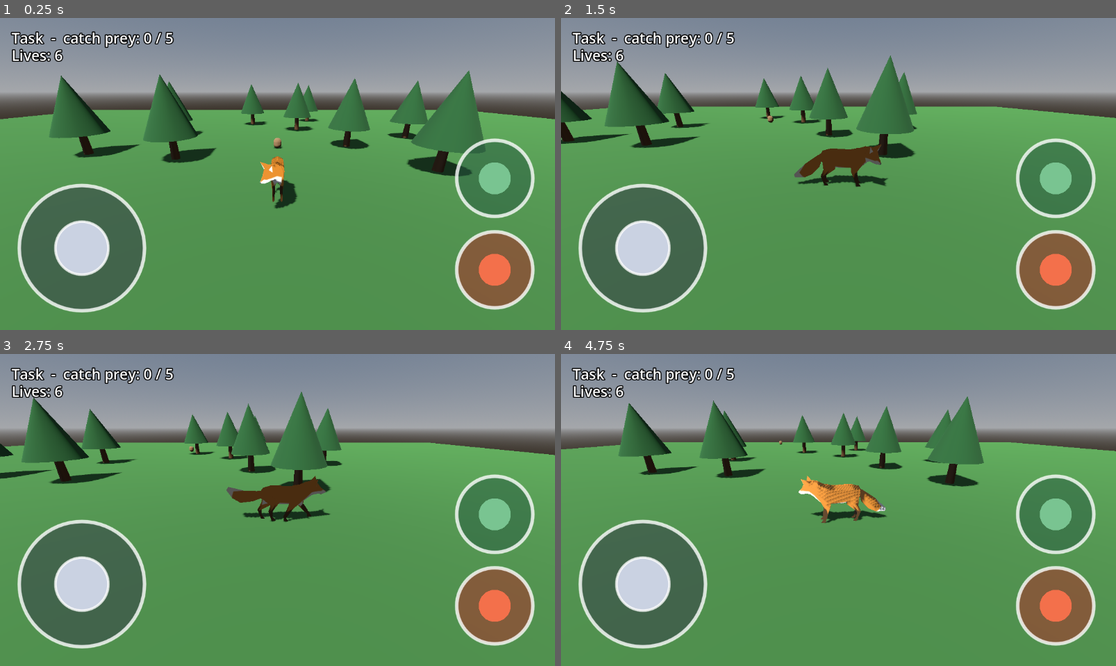
Above: before the commit, frames 1-4 (two rows, left to right).
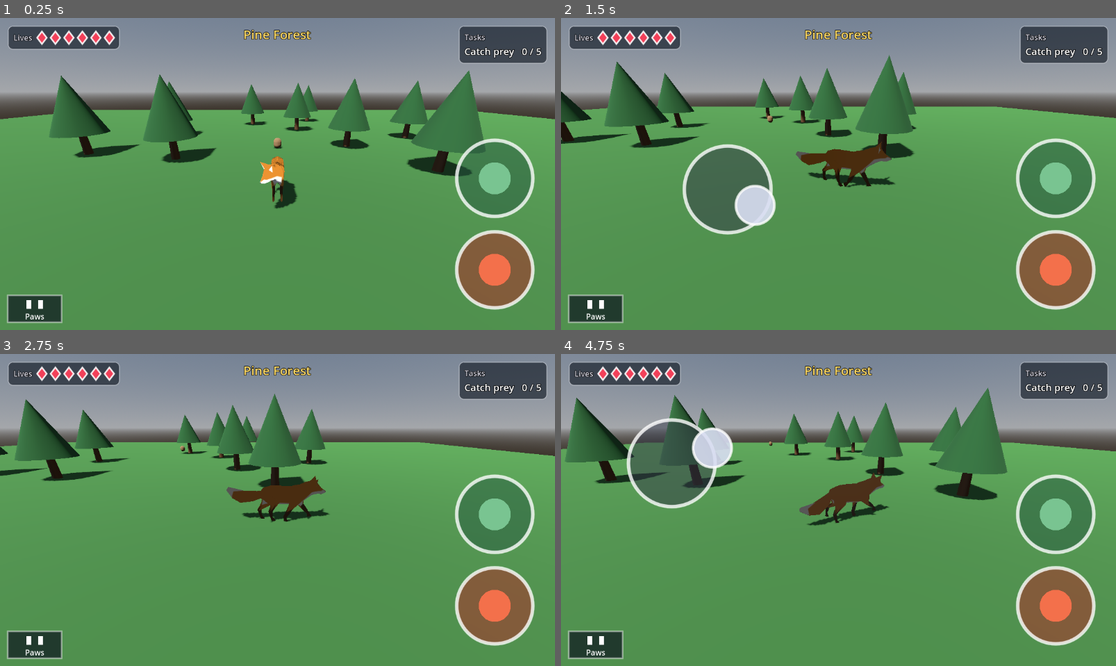
Above: after the commit, the same moments.

Repository: mattzollinhofer/cat_hunter_spike
Game: Godot game, scene res://main.tscn
The game is run twice, just before and just after one commit, with the same random seed, the same clock (stepped at 60 frames per second) and the same inputs.
Inputs (mouse positions are in pixels of both pictures, inside the frame that each line leads up to):
- Up to frame 1 (0.25 s): no input
- Up to frame 2 (1.5 s): move the mouse to (960, 158) at 0.52 s; hold Right (ui_right) 0.53-1.25 s; hold Shift 0.53-1.25 s; click (960, 158) at 0.67 s; tap Space at 0.77 s; drag from (727, 189) to (810, 236) at 1.27 s
- Up to frame 3 (2.75 s): move the mouse to (333, 441) at 2.02 s; hold Right (ui_right) from 2.03 s (still down); hold Shift from 2.03 s (still down); click (333, 441) at 2.17 s
- Up to frame 4 (4.75 s): release Right (ui_right) at 2.75 s; release Shift at 2.75 s; drag from (810, 572) to (672, 463) at 2.77 s; move the mouse to (1005, 556) at 3.52 s; hold Left (ui_left) 3.53-4.25 s; hold Shift 3.53-4.25 s; click (1005, 556) at 3.67 s; tap Space at 3.77 s; drag from (672, 463) to (755, 432) at 4.27 s

The runs differ from the first frame. In frame 1, 12% of the frame differs, in the area x 1-99%, y 2-98%; in frame 2, 17%; in frame 3, 18%; in frame 4, 24%, in the area x 0-100%, y 2-98%.

Commit message:
Redesign on-screen UI to match sketch and make joystick floating
A comprehensive UI pass laying out the HUD to match the kid's design sketch and
improving touch controls. Layout changes: level name ("Pine Forest") centered at
the top, lives displayed as a row of diamond icons in the top-left, the tasks
panel (objective) on the right, and the "Paws" pause button in the bottom-left
corner with a full-screen pause overlay (tap outside the button to resume).

The movement joystick became FLOATING — it now appears wherever the player
presses in the left half of the screen, rather than occupying a fixed spot.
This is the standard mobile pattern and allows the pause button to own the
bottom-left corner cleanly; a tap on the pause button is excluded from
spawning the joystick beneath it. The joystick is smaller (radius 90) and only
renders when active.

All controls continue to work with a mouse in a desktop browser, and keyboard
play is unchanged. New headless test (tests/test_hud.tscn) covers the level
title, task/lives widgets, and pause toggle. tests/test_touch.tscn gained a
floating-joystick path assertion (press then drag). All five headless tests
pass.

Co-Authored-By: Claude <noreply@anthropic.com>
Claude-Session: https://claude.ai/code/session_012CUQyNznFBfnNfoy7zCDLa

Diff:
--- a/hud.gd
+++ b/hud.gd
@@ -1,31 +1,318 @@
 extends CanvasLayer
-## Minimal in-game HUD: the level task (prey caught / goal) and remaining lives,
-## mirroring the tasks panel + lives row from the sketches. Listens to the hunt's
-## signals so it stays in sync without reaching into game logic.
-
+## In-game HUD, laid out to match the kid's sketch: the level name centered at
+## the top, lives as a row of diamond icons top-left, a tasks panel (heading +
+## objective) on the right, and a "Paws" pause button bottom-left that raises a
+## full-screen pause overlay. Listens to the hunt's signals so it stays in sync
+## without reaching into game logic.
+##
+## process_mode is ALWAYS so the pause button and overlay keep responding to
+## input while get_tree().paused is true -- otherwise this CanvasLayer (and
+## everything under it) would freeze along with the rest of the game.
+
+const PANEL_MARGIN := 16.0
+const PAUSE_BUTTON_SIZE := Vector2(112, 56)
+
+## Draws one filled diamond per remaining life in a horizontal row.
+class LivesDisplay extends Control:
+	const DIAMOND_SIZE := Vector2(20, 26)
+	const DIAMOND_GAP := 8.0
+
+	var _lives := 0
+
+	func set_lives(lives: int) -> void:
+		_lives = maxi(lives, 0)
+		custom_minimum_size = Vector2(
+			_lives * DIAMOND_SIZE.x + maxi(_lives - 1, 0) * DIAMOND_GAP,
+			DIAMOND_SIZE.y,
+		)
+		queue_redraw()
+
+	func get_lives() -> int:
+		return _lives
+
+	func _draw() -> void:
+		for i in _lives:
+			var left := i * (DIAMOND_SIZE.x + DIAMOND_GAP)
+			var cx := left + DIAMOND_SIZE.x / 2.0
+			var points := PackedVector2Array([
+				Vector2(cx, 0),
+				Vector2(left + DIAMOND_SIZE.x, DIAMOND_SIZE.y / 2.0),
+				Vector2(cx, DIAMOND_SIZE.y),
+				Vector2(left, DIAMOND_SIZE.y / 2.0),
+			])
+			draw_colored_polygon(points, Color(0.95, 0.25, 0.35))
+			draw_polyline(PackedVector2Array([points[0], points[1], points[2], points[3], points[0]]),
+				Color(1, 1, 1, 0.9), 2.0, true)
+
+
+## Bottom-left "Paws" button: tap to toggle get_tree().paused. Mirrors the
+## touch/mouse handling in ui/touch_controls.gd's TouchButton and
+## space_scroller's fire_button.gd.
+class PauseButton extends Control:
+	signal pressed
+
+	var _touch_index := -2
+
+	func _draw() -> void:
+		var rect := Rect2(Vector2.ZERO, size)
+		draw_rect(rect, Color(0.05, 0.08, 0.12, 0.7), true)
+		draw_rect(rect, Color(1, 1, 1, 0.5), false, 2.0, true)
+		_draw_pause_bars()
+		draw_string(ThemeDB.fallback_font, Vector2(0, size.y - 6), "Paws",
+			HORIZONTAL_ALIGNMENT_CENTER, size.x, 16, Color.WHITE)
+
+	func _draw_pause_bars() -> void:
+		var bar_size := Vector2(size.x * 0.09, size.y * 0.32)
+		var gap := size.x * 0.06
+		var cy := size.y * 0.34
+		var cx := size.x / 2.0
+		draw_rect(Rect2(Vector2(cx - gap - bar_size.x, cy - bar_size.y / 2.0), bar_size), Color.WHITE)
+		draw_rect(Rect2(Vector2(cx + gap, cy - bar_size.y / 2.0), bar_size), Color.WHITE)
+
+	func _input(event: InputEvent) -> void:
+		if event is InputEventScreenTouch:
+			_handle_touch(event)
+		elif event is InputEventMouseButton:
+			_handle_mouse_button(event)
+
+	func _handle_touch(event: InputEventScreenTouch) -> void:
+		if event.pressed:
+			if _is_within_bounds(_local_position(event.position)):
+				_touch_index = event.index
+				pressed.emit()
+		elif event.index == _touch_index:
+			_touch_index = -2
+
+	func _handle_mouse_button(event: InputEventMouseButton) -> void:
+		if event.button_index != MOUSE_BUTTON_LEFT:
+			return
+		if event.pressed:
+			if _is_within_bounds(_local_position(event.position)):
+				_touch_index = -1
+				pressed.emit()
+		elif _touch_index == -1:
+			_touch_index = -2
+
+	func _local_position(global_pos: Vector2) -> Vector2:
+		return global_pos - global_position
+
+	func _is_within_bounds(local_pos: Vector2) -> bool:
+		return local_pos.x >= 0 and local_pos.x <= size.x and \
+			   local_pos.y >= 0 and local_pos.y <= size.y
+
+	## True if a GLOBAL point hits this button, using the same inclusive bounds
+	## as the button's own input hit-test. The pause overlay defers to this so a
+	## tap on the button can't fire both the overlay and the button handlers.
+	func contains_global_point(global_pos: Vector2) -> bool:
+		return _is_within_bounds(_local_position(global_pos))
+
+	## Test helper: simulate a tap without real input, mirroring
+	## ui/touch_controls.gd's TouchButton._simulate_press.
+	func _simulate_press() -> void:
+		pressed.emit()
+
+
+## Full-screen dim + "Paused" message shown while get_tree().paused is true.
+## Tapping anywhere resumes, except over the pause button itself -- that tap
+## is left for the button's own handler so a tap on the button while the
+## overlay is up doesn't fire both handlers at once.
+class PauseOverlay extends Control:
+	signal resume_requested
+
+	var pause_button: PauseButton
+
+	func _draw() -> void:
+		draw_rect(Rect2(Vector2.ZERO, size), Color(0, 0, 0, 0.55), true)
+
+	func _input(event: InputEvent) -> void:
+		if not visible:
+			return
+		if event is InputEventScreenTouch:
+			_handle_touch(event)
+		elif event is InputEventMouseButton:
+			_handle_mouse_button(event)
+
+	func _handle_touch(event: InputEventScreenTouch) -> void:
+		if event.pressed:
+			_maybe_resume(event.position)
+
+	func _handle_mouse_button(event: InputEventMouseButton) -> void:
+		if event.pressed and event.button_index == MOUSE_BUTTON_LEFT:
+			_maybe_resume(event.position)
+
+	## Resumes on any tap outside the pause button's own rect; a tap on the
+	## button itself is left for the button's handler to resume.
+	func _maybe_resume(pos: Vector2) -> void:
+		if pause_button and pause_button.contains_global_point(pos):
+			return
+		resume_requested.emit()
+
+	## Test helper: simulate a tap on the overlay without real input.
+	func _simulate_tap() -> void:
+		resume_requested.emit()
+
+
+var _level_label: Label
 var _task_label: Label
-var _lives_label: Label
+var _lives_display: LivesDisplay
+var _pause_button: PauseButton
+var _pause_overlay: PauseOverlay
 
 func _ready() -> void:
-	_task_label = _make_label(Vector2(24, 20))
-	_lives_label = _make_label(Vector2(24, 56))
-
-func _make_label(pos: Vector2) -> Label:
-	var label := Label.new()
-	label.position = pos
-	label.add_theme_font_size_override("font_size", 30)
-	label.add_theme_color_override("font_color", Color.WHITE)
-	label.add_theme_color_override("font_outline_color", Color.BLACK)
-	label.add_theme_constant_override("outline_size", 8)
-	add_child(label)
-	return label
+	process_mode = Node.PROCESS_MODE_ALWAYS
+	_build_level_title()
+	_build_lives()
+	_build_tasks()
+	_build_pause_button()
+	_build_pause_overlay()
 
 func bind(hunt: Node) -> void:
 	hunt.progress_changed.connect(_on_progress)
 	hunt.lives_changed.connect(_on_lives)
 
+func set_level_name(level_name: String) -> void:
+	_level_label.text = level_name
+
+## Test getters -- read what the widgets are currently displaying without
+## reaching into private fields.
+func get_level_title() -> String:
+	return _level_label.text
+
+func get_task_text() -> String:
+	return _task_label.text
+
+func get_lives_count() -> int:
+	return _lives_display.get_lives()
+
+## Test helper: simulate a tap on the pause button without real input.
+func simulate_pause_press() -> void:
+	_pause_button._simulate_press()
+
+## Returns the pause button control, so callers (e.g. the touch controls'
+## floating joystick) can exclude its rect from their own hit-testing.
+func get_pause_button() -> Control:
+	return _pause_button
+
 func _on_progress(kills: int, goal: int) -> void:
-	_task_label.text = "Task  -  catch prey: %d / %d" % [kills, goal]
+	_task_label.text = "Catch prey   %d / %d" % [kills, goal]
 
 func _on_lives(lives: int) -> void:
-	_lives_label.text = "Lives: %d" % lives
+	_lives_display.set_lives(lives)
+
+func _toggle_pause() -> void:
+	get_tree().paused = not get_tree().paused
+	_pause_overlay.visible = get_tree().paused
+
+func _build_level_title() -> void:
+	# Level name centered at the top, per the sketch.
+	_level_label = _make_label("", 26, Color(1, 0.86, 0.4))
+	_level_label.anchor_left = 0.0
+	_level_label.anchor_right = 1.0
+	_level_label.offset_top = PANEL_MARGIN
+	_level_label.horizontal_alignment = HORIZONTAL_ALIGNMENT_CENTER
+	add_child(_level_label)
+
+func _build_lives() -> void:
+	# Lives diamonds in the top-left corner, per the sketch.
+	var panel := _make_lives_panel()
+	panel.anchor_left = 0.0
+	panel.anchor_top = 0.0
+	panel.offset_left = PANEL_MARGIN
+	panel.offset_top = PANEL_MARGIN
+	add_child(panel)
+
+func _build_tasks() -> void:
+	# Tasks panel (with the level name) on the right side, per the sketch. Anchored
+	# to the right edge and grown leftward so it stays right-aligned as it resizes.
+	var panel := _make_tasks_panel()
+	panel.anchor_left = 1.0
+	panel.anchor_right = 1.0
+	panel.anchor_top = 0.0
+	panel.anchor_bottom = 0.0
+	panel.grow_horizontal = Control.GROW_DIRECTION_BEGIN
+	panel.offset_right = -PANEL_MARGIN
+	panel.offset_top = PANEL_MARGIN
+	add_child(panel)
+
+func _make_tasks_panel() -> PanelContainer:
+	var panel := PanelContainer.new()
+	panel.add_theme_stylebox_override("panel", _make_panel_style())
+	var vbox := VBoxContainer.new()
+	panel.add_child(vbox)
+
+	var heading := _make_label("Tasks", 16, Color(0.85, 0.85, 0.9))
+	vbox.add_child(heading)
+
+	_task_label = _make_label("Catch prey   0 / 0", 20, Color.WHITE)
+	vbox.add_child(_task_label)
+
+	return panel
+
+func _make_lives_panel() -> PanelContainer:
+	var panel := PanelContainer.new()
+	panel.add_theme_stylebox_override("panel", _make_panel_style())
+	var hbox := HBoxContainer.new()
+	hbox.add_theme_constant_override("separation", 10)
+	panel.add_child(hbox)
+
+	hbox.add_child(_make_label("Lives", 16, Color(0.85, 0.85, 0.9)))
+
+	_lives_display = LivesDisplay.new()
+	hbox.add_child(_lives_display)
+
+	return panel
+
+func _make_label(text: String, font_size: int, color: Color) -> Label:
+	var label := Label.new()
+	label.text = text
+	label.add_theme_font_size_override("font_size", font_size)
+	label.add_theme_color_override("font_color", color)
+	label.add_theme_color_override("font_outline_color", Color.BLACK)
+	label.add_theme_constant_override("outline_size", 4)
+	return label
+
+func _make_panel_style() -> StyleBoxFlat:
+	var style := StyleBoxFlat.new()
+	style.bg_color = Color(0.05, 0.08, 0.12, 0.62)
+	style.set_corner_radius_all(10)
+	style.set_content_margin_all(12)
+	style.border_color = Color(1, 1, 1, 0.25)
+	style.set_border_width_all(2)
+	return style
+
+func _build_pause_button() -> void:
+	# Pause in the bottom-left corner, per the sketch.
+	_pause_button = PauseButton.new()
+	_pause_button.anchor_left = 0.0
+	_pause_button.anchor_right = 0.0
+	_pause_button.anchor_top = 1.0
+	_pause_button.anchor_bottom = 1.0
+	_pause_button.offset_left = PANEL_MARGIN
+	_pause_button.offset_right = PANEL_MARGIN + PAUSE_BUTTON_SIZE.x
+	_pause_button.offset_top = -PANEL_MARGIN - PAUSE_BUTTON_SIZE.y
+	_pause_button.offset_bottom = -PANEL_MARGIN
+	_pause_button.pressed.connect(_toggle_pause)
+	add_child(_pause_button)
+
+func _build_pause_overlay() -> void:
+	_pause_overlay = PauseOverlay.new()
+	_pause_overlay.anchor_right = 1.0
+	_pause_overlay.anchor_bottom = 1.0
+	_pause_overlay.pause_button = _pause_button
+	_pause_overlay.visible = false
+	_pause_overlay.resume_requested.connect(_toggle_pause)
+	add_child(_pause_overlay)
+
+	var message := _make_label("Paused", 40, Color.WHITE)
+	message.anchor_right = 1.0
+	message.offset_top = 160
+	message.offset_bottom = 210
+	message.horizontal_alignment = HORIZONTAL_ALIGNMENT_CENTER
+	_pause_overlay.add_child(message)
+
+	var hint := _make_label("tap to resume", 20, Color(0.85, 0.85, 0.9))
+	hint.anchor_right = 1.0
+	hint.offset_top = 210
+	hint.offset_bottom = 240
+	hint.horizontal_alignment = HORIZONTAL_ALIGNMENT_CENTER
+	_pause_overlay.add_child(hint)
--- a/main.gd
+++ b/main.gd
@@ -16,6 +16,7 @@
 var _level: Dictionary
 var _cat: CharacterBody3D
 var _camera_rig: Node3D
+var _hud: CanvasLayer
 
 func _ready() -> void:
 	_level = LevelLoader.load_level(LEVEL_PATH)
@@ -126,7 +127,9 @@
 	hud.name = "HUD"
 	hud.set_script(load("res://hud.gd"))
 	add_child(hud)
+	_hud = hud
 	hud.bind(hunt)
+	hud.set_level_name(_level.name)
 	var prey_data: Dictionary = _level.prey
 	var prey_config := {
 		"goal": prey_data.goal,
@@ -143,3 +146,4 @@
 	touch.set_script(load("res://ui/touch_controls.gd"))
 	add_child(touch)
 	_cat.touch = touch
+	touch.set_joystick_exclude(_hud.get_pause_button())
--- /dev/null
+++ b/tests/test_hud.gd
@@ -0,0 +1,63 @@
+extends Node
+## Headless test for the HUD (space_scroller convention: exits 0/1). Drives the
+## widgets without real input:
+##   1. set_level_name() updates the title.
+##   2. bind() wires progress_changed/lives_changed to the task text and the
+##      lives diamond row.
+##   3. The pause button toggles get_tree().paused and back.
+
+## Stub hunt: exposes just the two signals hud.bind() connects to, so the test
+## can drive the HUD without spinning up the real Hunt/Prey systems.
+class HuntStub extends Node:
+	signal progress_changed(kills: int, goal: int)
+	signal lives_changed(lives: int)
+
+func _ready() -> void:
+	call_deferred("_run")
+
+func _make_hud() -> CanvasLayer:
+	var hud := CanvasLayer.new()
+	hud.set_script(load("res://hud.gd"))
+	add_child(hud)
+	return hud
+
+func _run() -> void:
+	var failures: Array[String] = []
+
+	var hud := _make_hud()
+
+	# 1. Level name title.
+	hud.set_level_name("Test Level")
+	if hud.get_level_title() != "Test Level":
+		failures.append("set_level_name did not update the title (got '%s')" % hud.get_level_title())
+
+	# 2. Objective + lives track the hunt's signals via bind().
+	var stub := HuntStub.new()
+	add_child(stub)
+	hud.bind(stub)
+	stub.progress_changed.emit(2, 5)
+	stub.lives_changed.emit(3)
+	var task_text: String = hud.get_task_text()
+	if not (task_text.contains("2") and task_text.contains("5")):
+		failures.append("task text did not reflect progress_changed(2, 5) (got '%s')" % task_text)
+	if hud.get_lives_count() != 3:
+		failures.append("lives display did not reflect lives_changed(3) (got %d)" % hud.get_lives_count())
+
+	# 3. Pause button toggles get_tree().paused and back. No awaits while
+	#    paused -- a paused test node's own process would never resume, so
+	#    both checks happen synchronously right after the simulated tap.
+	hud.simulate_pause_press()
+	if not get_tree().paused:
+		failures.append("pause button press did not pause the tree")
+	hud.simulate_pause_press()
+	if get_tree().paused:
+		failures.append("second pause button press did not resume the tree")
+	get_tree().paused = false  # belt-and-braces so the test can never hang
+
+	if failures.is_empty():
+		print("PASS: HUD level title, task/lives widgets, and pause toggle all OK")
+		get_tree().quit(0)
+	else:
+		for f in failures:
+			printerr("FAIL: ", f)
+		get_tree().quit(1)
--- /dev/null
+++ b/tests/test_hud.tscn
@@ -0,0 +1,6 @@
+[gd_scene load_steps=2 format=3]
+
+[ext_resource type="Script" path="res://tests/test_hud.gd" id="1_hud"]
+
+[node name="TestHud" type="Node"]
+script = ExtResource("1_hud")
--- a/tests/test_touch.gd
+++ b/tests/test_touch.gd
@@ -4,6 +4,8 @@
 ## helpers only — no real touch/mouse events — and checks the contract
 ## cat_controller.gd relies on:
 ##   1. Joystick "up" (Vector2(0, -1)) moves the cat -Z (forward).
+##   1c. The floating joystick's press-then-drag path produces the same
+##       direction math (a drag "up" yields a negative Y).
 ##   2. Stalk toggle on makes cat.is_stalking true.
 ##   3. A pounce press makes cat.is_pouncing true, and is one-shot.
 
@@ -49,6 +51,13 @@
 		failures.append("joystick inside deadzone wrongly moved the cat")
 	touch.set_test_move(Vector2.ZERO)
 
+	# 1c. Floating joystick: press at (200, 200) then drag "up" to (200, 140)
+	# should yield a negative Y direction, same as the fixed-joystick path.
+	touch.set_test_floating(Vector2(200, 200), Vector2(200, 140))
+	if touch.get_move_direction().y >= -0.2:
+		failures.append("floating joystick drag 'up' did not produce a negative Y direction")
+	touch.set_test_move(Vector2.ZERO)
+
 	# 2. Stalk toggle on sets cat.is_stalking.
 	touch.set_test_stalk(true)
 	await get_tree().physics_frame
@@ -65,7 +74,7 @@
 		failures.append("consume_pounce() did not clear after cat_controller read it (not one-shot)")
 
 	if failures.is_empty():
-		print("PASS: touch joystick movement, stalk toggle, and one-shot pounce all OK")
+		print("PASS: touch joystick movement (fixed and floating paths), stalk toggle, and one-shot pounce all OK")
 		get_tree().quit(0)
 	else:
 		for f in failures:
--- a/ui/touch_controls.gd
+++ b/ui/touch_controls.gd
@@ -1,10 +1,11 @@
 extends CanvasLayer
-## Mobile touch controls: a virtual joystick for movement, a momentary Pounce
-## button, and a toggle Stalk button. Mirrors space_scroller's touch UI
-## pattern (Control nodes drawn with _draw() and read via _input(), exposing
-## plain getters the cat controller polls each physics frame). Controls are
-## always visible and also accept mouse input, so this works in a desktop
-## browser too.
+## Mobile touch controls: a floating virtual joystick for movement, a
+## momentary Pounce button, and a toggle Stalk button. Mirrors space_scroller's
+## touch UI pattern (Control nodes drawn with _draw() and read via _input(),
+## exposing plain getters the cat controller polls each physics frame). The
+## Pounce and Stalk buttons are always visible; the joystick only appears
+## once pressed, wherever that press lands in the left half of the screen.
+## All controls also accept mouse input, so this works in a desktop browser too.
 
 const MARGIN := 40.0
 const BUTTON_SIZE := 170.0
@@ -119,15 +120,14 @@
 	_joystick = Control.new()
 	_joystick.name = "VirtualJoystick"
 	_joystick.set_script(load("res://ui/virtual_joystick.gd"))
-	var diameter: float = _joystick.joystick_radius * 2.0
+	_joystick.joystick_radius = 90.0
+	_joystick.thumb_radius = 40.0
+	# Cover the left half of the screen with no offsets, so the floating
+	# joystick can appear wherever the player presses in that region.
 	_joystick.anchor_left = 0.0
-	_joystick.anchor_top = 1.0
-	_joystick.anchor_right = 0.0
+	_joystick.anchor_top = 0.0
+	_joystick.anchor_right = 0.5
 	_joystick.anchor_bottom = 1.0
-	_joystick.offset_left = MARGIN
-	_joystick.offset_bottom = -MARGIN
-	_joystick.offset_top = _joystick.offset_bottom - diameter
-	_joystick.offset_right = _joystick.offset_left + diameter
 	add_child(_joystick)
 
 func _build_pounce_button() -> void:
@@ -172,9 +172,20 @@
 func consume_pounce() -> bool:
 	return _pounce_button.consume_press()
 
+## Excludes taps landing on `control` from activating the joystick, so a tap
+## on that control (e.g. the pause button) isn't also swallowed by the
+## joystick underneath it.
+func set_joystick_exclude(control: Control) -> void:
+	_joystick.exclude_control = control
+
 ## Test helper: inject a joystick direction without real touch input.
 func set_test_move(v: Vector2) -> void:
 	_joystick.set_test_direction(v)
+
+## Test helper: activate the floating joystick at `center` and drag its
+## thumb toward `drag_to` (both local coordinates), without real touch input.
+func set_test_floating(center: Vector2, drag_to: Vector2) -> void:
+	_joystick.set_test_touch(center, drag_to)
 
 ## Test helper: force the stalk toggle to a known state.
 func set_test_stalk(on: bool) -> void:
--- a/ui/virtual_joystick.gd
+++ b/ui/virtual_joystick.gd
@@ -1,7 +1,10 @@
 extends Control
-## Virtual joystick for touch input on mobile devices.
-## Provides a normalized direction vector that the player script can read.
-## Ported from space_scroller's scripts/ui/virtual_joystick.gd (game-agnostic).
+## Floating virtual joystick for touch input on mobile devices.
+## The base appears wherever the player first presses inside this control's
+## rect and the thumb tracks from there; releasing hides it again. Provides a
+## normalized direction vector that the player script can read.
+## Ported from space_scroller's scripts/ui/virtual_joystick.gd (game-agnostic),
+## then reworked from a fixed-position joystick to a floating one.
 
 ## Radius of the joystick base in pixels
 @export var joystick_radius: float = 130.0
@@ -18,6 +21,12 @@
 ## Color of the outline ring drawn around the base and thumb
 @export var ring_color: Color = Color(1, 1, 1, 0.8)
 
+## If set, a press landing inside this control's global rect does not
+## activate the joystick -- it is left for that control to handle instead
+## (used to keep a press on the pause button from also spawning the
+## joystick underneath it).
+var exclude_control: Control = null
+
 ## Current input direction (normalized, or zero if not touching)
 var _direction: Vector2 = Vector2.ZERO
 
@@ -27,19 +36,17 @@
 ## Touch index being tracked (-1 if using mouse)
 var _touch_index: int = -1
 
-## Center position of the joystick in local coordinates
+## Center position of the joystick in local coordinates, set to wherever the
+## activating press landed
 var _center: Vector2 = Vector2.ZERO
 
 ## Current thumb position offset from center
 var _thumb_offset: Vector2 = Vector2.ZERO
 
-func _ready() -> void:
-	# Calculate center based on the control's size
-	_center = Vector2(joystick_radius, joystick_radius)
-	# Set minimum size to contain the joystick
-	custom_minimum_size = Vector2(joystick_radius * 2, joystick_radius * 2)
-
 func _draw() -> void:
+	# Nothing to draw until a press activates the joystick at a dynamic center.
+	if not _is_active:
+		return
 	# Base: translucent fill plus a bright ring so it reads as a control
 	draw_circle(_center, joystick_radius, base_color)
 	draw_circle(_center, joystick_radius, ring_color, false, 6.0, true)
@@ -62,12 +69,9 @@
 
 func _handle_touch(event: InputEventScreenTouch) -> void:
 	if event.pressed:
-		# Check if touch is within the joystick area
 		var local_pos = _get_local_position(event.position)
-		if _is_within_joystick(local_pos):
-			_is_active = true
-			_touch_index = event.index
-			_update_direction(local_pos)
+		if _is_within_control(local_pos) and not _is_excluded(event.position):
+			_activate(local_pos, event.index)
 	else:
 		# Touch released
 		if event.index == _touch_index:
@@ -82,10 +86,8 @@
 	if event.button_index == MOUSE_BUTTON_LEFT:
 		if event.pressed:
 			var local_pos = _get_local_position(event.position)
-			if _is_within_joystick(local_pos):
-				_is_active = true
-				_touch_index = -1  # -1 indicates mouse
-				_update_direction(local_pos)
+			if _is_within_control(local_pos) and not _is_excluded(event.position):
+				_activate(local_pos, -1)  # -1 indicates mouse
 		else:
 			if _touch_index == -1:
 				_reset_joystick()
@@ -97,8 +99,22 @@
 func _get_local_position(global_pos: Vector2) -> Vector2:
 	return global_pos - global_position
 
-func _is_within_joystick(local_pos: Vector2) -> bool:
-	return local_pos.distance_to(_center) <= joystick_radius
+func _is_within_control(local_pos: Vector2) -> bool:
+	return Rect2(Vector2.ZERO, size).has_point(local_pos)
+
+## True if a GLOBAL press position lands on exclude_control, meaning this
+## joystick should leave the press alone rather than activate underneath it.
+func _is_excluded(global_pos: Vector2) -> bool:
+	return exclude_control != null and exclude_control.get_global_rect().has_point(global_pos)
+
+## Activates the joystick with its base centered on the pressed position.
+func _activate(local_pos: Vector2, index: int) -> void:
+	_is_active = true
+	_touch_index = index
+	_center = local_pos
+	_thumb_offset = Vector2.ZERO
+	_direction = Vector2.ZERO
+	queue_redraw()
 
 func _update_direction(local_pos: Vector2) -> void:
 	var offset = local_pos - _center
@@ -136,3 +152,10 @@
 	_direction = v
 	_thumb_offset = v * joystick_radius
 	queue_redraw()
+
+## Test helper: activate the floating joystick at `center` (local coords) and
+## drag the thumb toward `drag_to` (local coords), mirroring a real press +
+## drag so headless tests can exercise the floating-center math.
+func set_test_touch(center: Vector2, drag_to: Vector2) -> void:
+	_activate(center, -1)
+	_update_direction(drag_to)
Not shown, added: tests/test_hud.gd.uid
